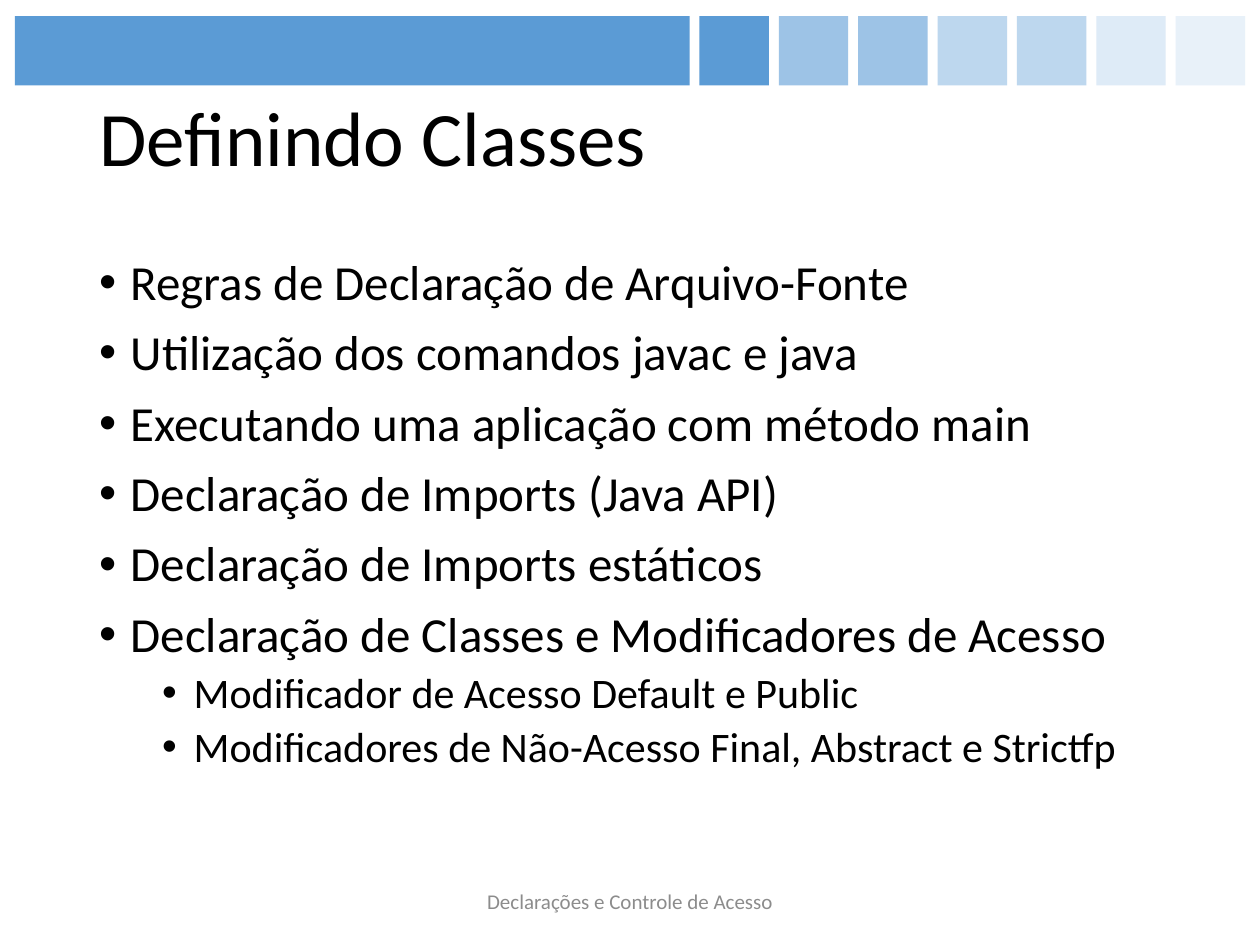
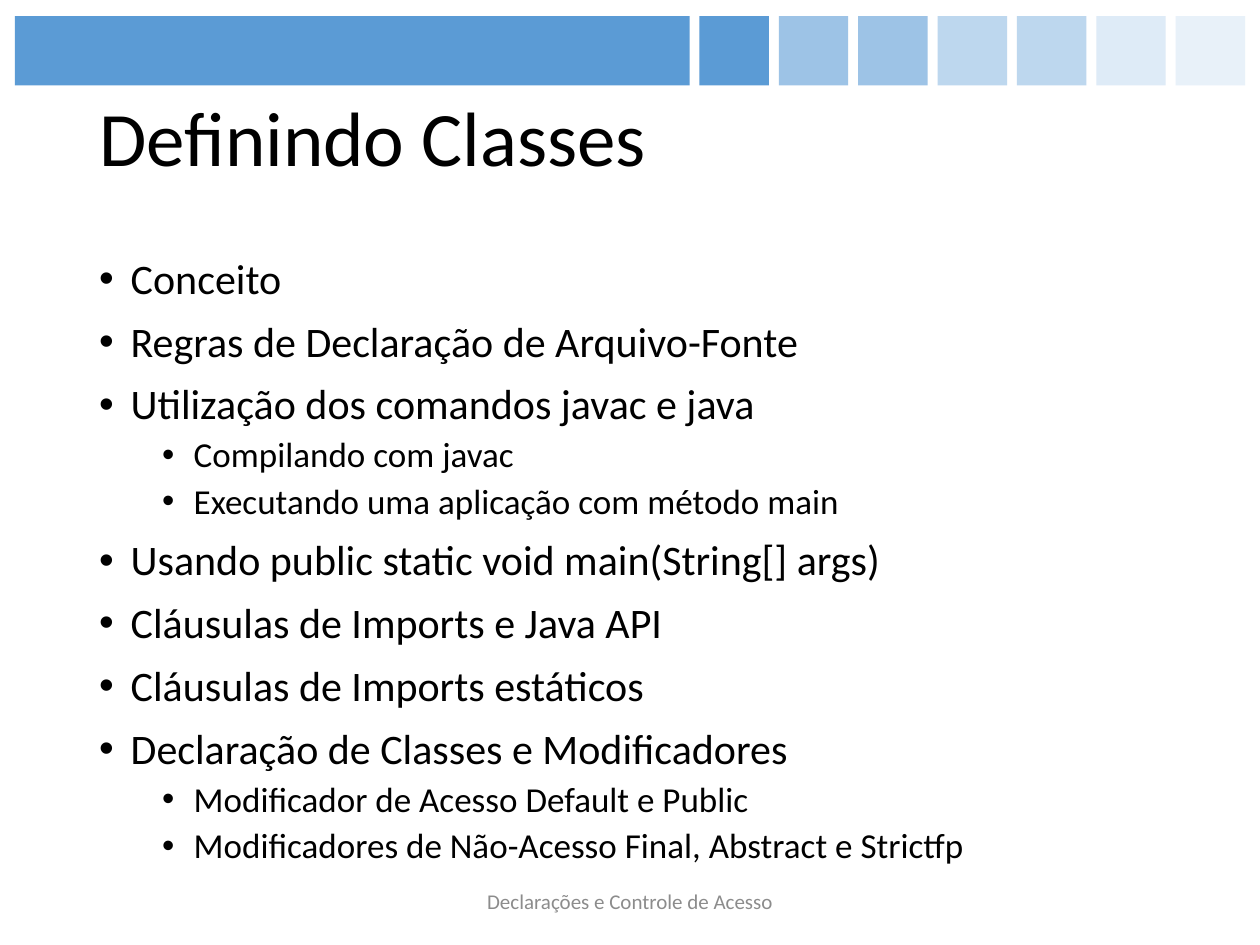
Before and after one commit to figueiredojrr/treinamentoJavaSeOcaAgosto, a slide deck: slide 9 of TreinamentoJavaSeOca/documentos/apresentação/OCA.pptx. Drawn at 1260x945 pixels with LibreOffice and Linux fonts; fonts in the diff are those of the drawing. Boxes give left, top, right and bottom in pixels: in the first picture for what was removed or moved away, otherwise in the second. Text is boxed around its words. In the diff, an @@ line names an element or a change of style, - is before the commit and + after.

```diff
--- a/TreinamentoJavaSeOca/documentos/apresentação/OCA.pptx
+++ b/TreinamentoJavaSeOca/documentos/apresentação/OCA.pptx
@@ text at [131, 265, 282, 295]: paragraph added @@
+• Conceito
@@ text at [131, 327, 964, 864]: size 28 to 24 pt in "Regras de Declaração de Arquivo-Fonte", "Utilização dos comandos javac e java"; size 28 to 20 pt in "Executando uma aplicação com método main"; size 24 to 20 pt in "Modificador de Acesso Default e Public", "Modificadores de Não-Acesso Final, Abstract e Strictfp"; list level 1 to 2 in "Executando uma aplicação com método ..." @@
@@ text at [194, 442, 513, 473]: paragraph added @@
+  • Compilando com javac
@@ text at [131, 544, 880, 771]: text changed; size 28 to 24 pt @@
-• Declaração de Imports (Java API)
-• Declaração de Imports estáticos
-• Declaração de Classes e Modificadores de Acesso
+• Usando public static void main(String[] args)
+• Cláusulas de Imports e Java API
+• Cláusulas de Imports estáticos
+• Declaração de Classes e Modificadores
```
Also in this commit, not shown: 21 other slides changed, 4 slides removed.
